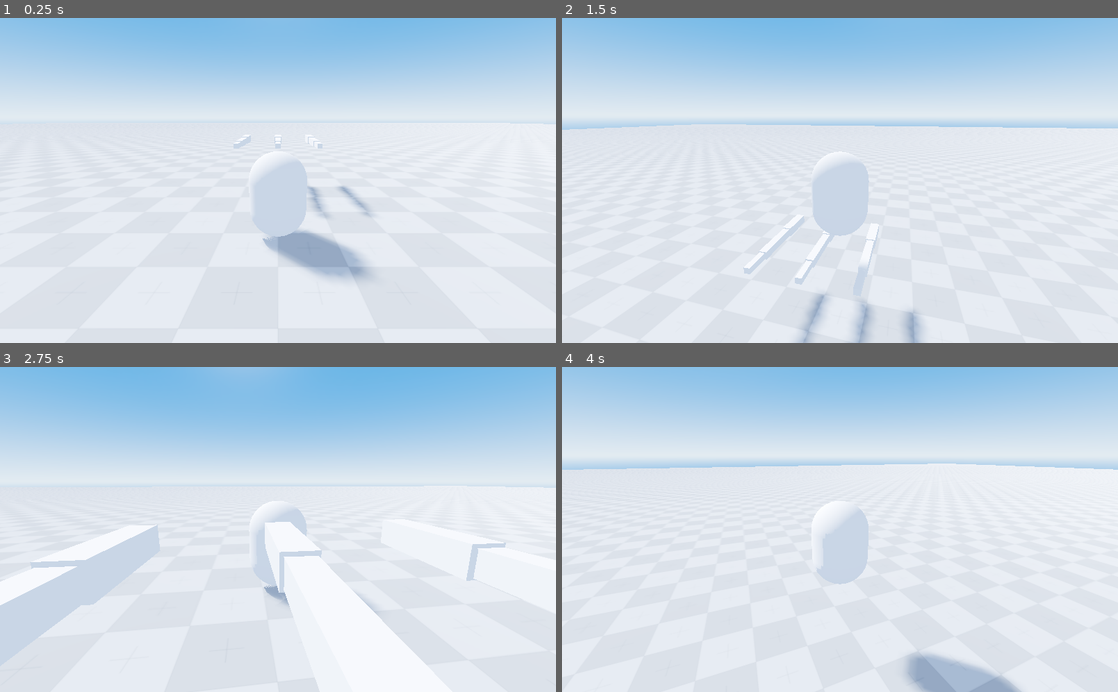
Above: before the commit, frames 1-4 (two rows, left to right).
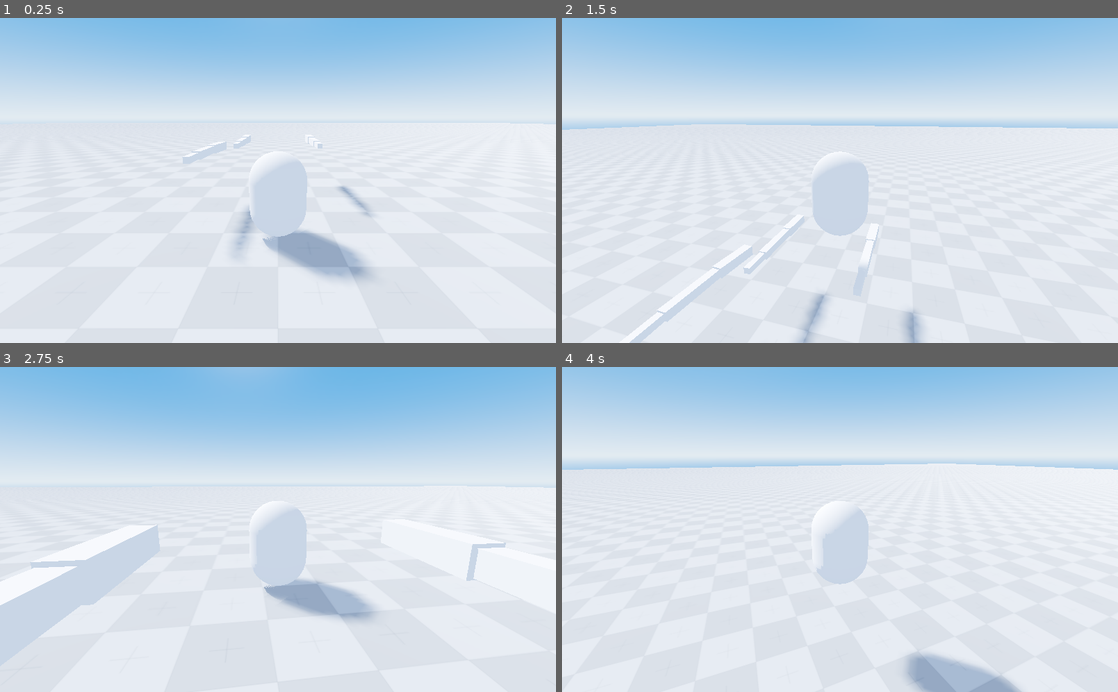
Above: after the commit, the same moments.

Repository: nickyvanurk/game-prototypes
Game: Godot game, scene res://world/world.tscn
The game is run twice, just before and just after one commit, with the same random seed, the same clock (stepped at 60 frames per second) and the same inputs.
Inputs (mouse positions are in pixels of both pictures, inside the frame that each line leads up to):
- Up to frame 1 (0.25 s): no input
- Up to frame 2 (1.5 s): tap Enter at 0.5 s; move the mouse to (867, 180) at 0.52 s; hold W (move_forward) from 0.53 s (still down); tap Space (jump) at 0.77 s; move the mouse to (812, 180) at 1.27 s
- Up to frame 3 (2.75 s): keep holding W (move_forward); tap Space (jump) at 1.52 s; move the mouse to (289, 523) at 2.02 s
- Up to frame 4 (4 s): keep holding W (move_forward); move the mouse to (834, 536) at 2.77 s; tap Space (jump) at 3.02, 3.77 s; move the mouse to (878, 532) at 3.52 s

The runs differ from the first frame. In frame 1, 0.5% of the frame differs, in the area x 32-59%, y 36-74%; in frame 2, 1.1%; in frame 3, 4.5%, in the area x 47-77%, y 47-100%; in frame 4, nothing differs.

Commit message:
Refactor IK

Diff:
--- a/procedural-animation/player/leg.gd
+++ b/procedural-animation/player/leg.gd
@@ -1,12 +1,10 @@
 tool
 extends Position3D
 
-const CHAIN_MAX_ITER = 10
-const CHAIN_TOLERANCE = 0.01
+const CHAIN_MAX_ITER = 3
 
 onready var bones = $Bones.get_children()
 
-var chain_origin = Vector3()
 var target = null
 
 func _ready():
@@ -16,91 +14,64 @@
 		make_editor_sphere_at_node(target, Color.magenta)
 
 func _physics_process(delta):
-	pass
+	if !bones: return
 
+	solve()
 
+func solve():
+	var base = bones[0].global_transform.origin
 
-#	solve_chain()
+	for i in range(CHAIN_MAX_ITER):
+		iterate_backward(target)
+		iterate_forward(base)
+
+#		for j in range(bones.size()):
+#			apply_ball_socket_constraint(j, deg2rad(90))
+
+	apply_rotation()
+
+func iterate_backward(target):
+	var size = bones.size()
+	if size < 2: return
+
+	for i in range(size - 1, -1, -1):
+		var curr = target if i == size - 1 else bones[i + 1]
+		var prev = bones[i]
+		var direction = prev.global_transform.origin.direction_to(curr.global_transform.origin)
+		var offset = direction * prev.length
+		prev.global_transform.origin = curr.global_transform.origin - offset
+
+func iterate_forward(base):
+	var size = bones.size()
+	if size < 2: return
+
+	for i in range(1, size):
+		var curr = bones[i]
+		var prev = base if i == 0 else bones[i - 1]
+		var direction = prev.global_transform.origin.direction_to(curr.global_transform.origin)
+		var offset = direction * prev.length
+		curr.global_transform.origin = prev.global_transform.origin + offset
+
+func apply_rotation():
+	var size = bones.size()
+	if size < 2: return
+
+	for i in range(size - 1, -1, -1):
+		var curr = target if i == size - 1 else bones[i + 1]
+		var prev = bones[i]
+		var direction = prev.global_transform.origin.direction_to(curr.global_transform.origin)
+		var offset = direction * prev.length
+		prev.look_at(curr.global_transform.origin, Vector3.UP)
+
+#func apply_ball_socket_constraint(idx, limit):
+#	var parentForward = get_parent().global_transform.basis.z if idx == 0 else bones[idx - 1].global_transform.basis.z
+#	var thisForward = bones[idx].global_transform.basis.z
+#	var angle = parentForward.angle_to(thisForward)
 #
-#func solve_chain():
-#	# Update the origin with the first bone's origin
-#	chain_origin = bones[0].global_transform.origin
+#	if angle > limit:
+#		var axis = parentForward.cross(thisForward).normalized()
+#		bones[idx].global_transform.basis = (get_parent().global_transform.rotated(axis, limit) * get_parent().global_transform.inverse()).basis
 #
-#	# Get the direction of the final bone.
-#	var last_bone = bones[bones.size() - 1]
-#	var last_bone_dir = last_bone.global_transform.basis.z.normalized()
-#
-#	# Get the target position (accounting for the final bone and it's length)
-#	var target_pos = target.global_transform.origin + (last_bone_dir * last_bone.length)
-#
-#	# Get the difference between our end effector (the final bone in the chain) and the target
-##	var dif = (last_bone.global_transform.origin - target_pos).length()
-#	var dif = (bones[bones.size()-1].global_transform.origin - target_pos).length()
-#	var chain_iterations = 0
-#
-#	if dif > CHAIN_TOLERANCE:
-#		# If we have more than 2 bones, move our middle joint towards it!
-#		if bones.size() > 2:
-#			var middle_point_pos = middle_joint_target.global_transform.origin
-#			var middle_point_pos_diff = (middle_point_pos - bones[1].global_transform.origin)
-#			bones[1].global_transform.origin += middle_point_pos_diff.normalized()
-#			middle_point_pos_diff = (middle_point_pos - bones[2].global_transform.origin)
-#			bones[2].global_transform.origin += middle_point_pos_diff.normalized()
-#
-#	while dif > CHAIN_TOLERANCE:
-#		chain_backward()
-#		chain_forward()
-#		chain_apply_rotation()
-#
-#		# Update the difference between our end effector (the final bone in the chain) and the target
-#		dif = (bones[bones.size()-1].global_transform.origin - target_pos).length()
-#
-#		# Add one to chain_iterations. If we have reached our max iterations, then break
-#		chain_iterations = chain_iterations + 1
-#		if chain_iterations >= CHAIN_MAX_ITER:
-#			break
-#
-#func chain_backward():
-#	var last_bone = bones[bones.size() - 1]
-#	var last_bone_dir = last_bone.global_transform.basis.z.normalized()
-#
-#	# Set the position of the end effector (the final bone in the chain) to the target position
-#	last_bone.global_transform.origin = target.global_transform.origin + (last_bone_dir * last_bone.length)
-#
-#	# For all of the other bones, move them towards the target
-#	var i = bones.size() - 1
-#	while i >= 1:
-#		var prev_origin = bones[i].global_transform.origin
-#		i -= 1
-#		var curr_origin = bones[i].global_transform.origin
-#		var distance = curr_origin.distance_to(prev_origin)
-#		if distance:
-#			var l = bones[i].length / distance
-#			# Apply the new joint position
-#			bones[i].global_transform.origin = prev_origin.linear_interpolate(curr_origin, l)
-#
-#func chain_forward():
-#	# Set root at initial position
-#	bones[0].global_transform.origin = chain_origin
-#
-#	# Go through every bone in the bone chain
-#	for i in range(bones.size() - 1):
-#		var curr_origin = bones[i].global_transform.origin
-#		var next_origin = bones[i + 1].global_transform.origin
-#
-#		var distance = curr_origin.distance_to(next_origin)
-#		if distance:
-#			var l = bones[i].length / distance
-#			# Apply the new joint position, (potentially with constraints), to the bone node
-#			bones[i + 1].global_transform.origin = curr_origin.linear_interpolate(next_origin, l)
-#
-#func chain_apply_rotation():
-#	for i in range(bones.size() - 1, -1, -1):
-#		var bone = bones[i]
-#		var tar = target if i == bones.size() - 1 else bones[i + 1]
-#		var direction = bone.global_transform.origin.direction_to(tar.global_transform.origin)
-#		var distance = direction * bone.length
-#		bone.look_at(tar.global_transform.origin, Vector3.UP)
 
 func get_or_create_target():
 	if not has_node("Target"):
--- a/procedural-animation/world/world.tscn
+++ b/procedural-animation/world/world.tscn
@@ -31,8 +31,22 @@
 [node name="Leg" parent="." instance=ExtResource( 4 )]
 transform = Transform( -1, 0, -8.74228e-08, 0, 1, 0, 8.74228e-08, 0, -1, 0, 1.4, -4 )
 
+[node name="Bone1" parent="Leg/Bones" index="0"]
+transform = Transform( 0.99471, 1.06991e-07, -0.102572, 0, 0.999989, 1.04307e-06, 0.102572, -1.03757e-06, 0.99471, 1.47259, -0.0633302, -1.60701 )
+
+[node name="Bone2" parent="Leg/Bones" index="1"]
+transform = Transform( 0.99944, 1.52363e-08, -0.0319516, 0, 0.99999, 4.76813e-07, 0.0319516, -4.76589e-07, 0.99944, 1.55465, -0.063331, -2.40279 )
+
+[node name="Bone3" parent="Leg/Bones" index="2"]
+transform = Transform( 0.999958, 0, 0.00519655, 0, 0.999988, 0, -0.00519658, 0, 0.999953, 1.5866, -0.0633315, -3.40228 )
+
+[node name="Target" parent="Leg" index="1"]
+transform = Transform( 1, 0, 0, 0, 1, 0, 0, 0, 1, 1.584, -0.0633315, -3.90227 )
+
 [node name="Leg2" parent="." instance=ExtResource( 4 )]
 transform = Transform( -1, 0, -8.74228e-08, 0, 1, 0, 8.74228e-08, 0, -1, -1, 1.4, -4 )
 
 [node name="Leg3" parent="." instance=ExtResource( 4 )]
 transform = Transform( -1, 0, -8.74228e-08, 0, 1, 0, 8.74228e-08, 0, -1, 1, 1.4, -4 )
+
+[editable path="Leg"]
